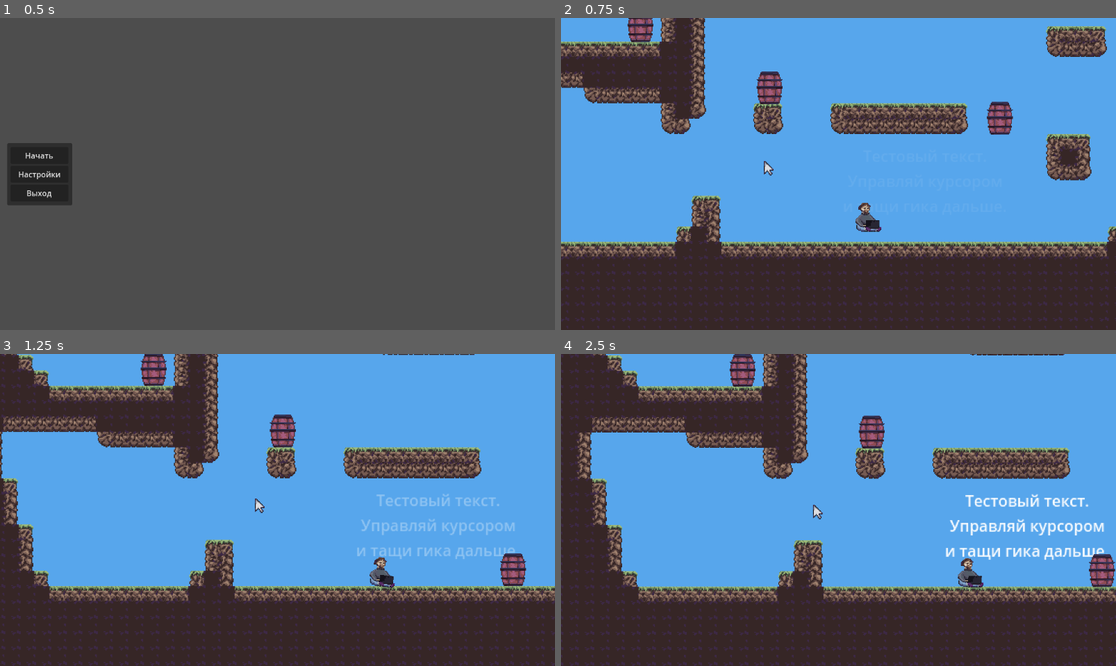
Above: before the commit, frames 1-4 (two rows, left to right).
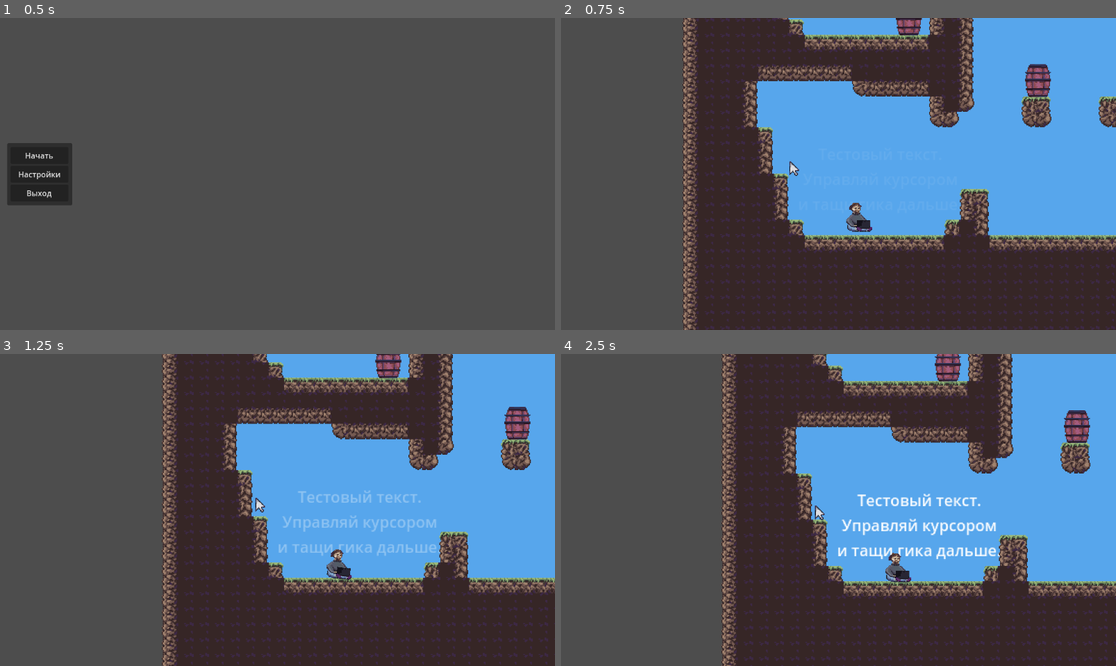
Above: after the commit, the same moments.

Repository: EGOPOS/Rule-Jam
Game: Godot game, scene res://game/userInterface/main_menu.tscn
Two runs of this game, one before a commit and one after it. Both use one fixed random seed, a clock stepped at 60 frames per second and the inputs below.
Inputs (mouse positions are in pixels of both pictures, inside the frame that each line leads up to):
- Up to frame 1 (0.5 s): no input
- Up to frame 2 (0.75 s): click "Начать" at 0.5 s
- Up to frame 3 (1.25 s): no input
- Up to frame 4 (2.5 s): move the mouse to (960, 494) at 1.27 s; press the mouse at (960, 494) at 1.28 s; move the mouse to (727, 525) at 2.02 s; release the mouse at (727, 525) at 2.03 s; click (727, 525) at 2.1 s

Frame 1 is identical in both runs. In frame 2, 54% of the frame differs, in the area x 0-100%, y 0-100%; in frame 3, 59%; in frame 4, 59%.

Commit message:
boom particles

Diff:
--- a/game/cursor/cursor.gd
+++ b/game/cursor/cursor.gd
@@ -30,7 +30,7 @@
 	var direction = target_delta.normalized()
 	velocity = direction * delta * speed * target_delta.length()
 
-	hurt_area_component.monitoring = velocity.length() > 800
+	hurt_area_component.monitoring = velocity.length() > 1000
 
 	move_and_slide()
 
--- a/game/grabbing/items/barrel.tscn
+++ b/game/grabbing/items/barrel.tscn
@@ -17,9 +17,72 @@
 [sub_resource type="CircleShape2D" id="CircleShape2D_rbaqg"]
 radius = 52.0096
 
+[sub_resource type="Animation" id="Animation_yrs8e"]
+length = 0.001
+tracks/0/type = "value"
+tracks/0/imported = false
+tracks/0/enabled = true
+tracks/0/path = NodePath(".:scale")
+tracks/0/interp = 1
+tracks/0/loop_wrap = true
+tracks/0/keys = {
+"times": PackedFloat32Array(0),
+"transitions": PackedFloat32Array(1),
+"update": 0,
+"values": [Vector2(1, 1)]
+}
+tracks/1/type = "value"
+tracks/1/imported = false
+tracks/1/enabled = true
+tracks/1/path = NodePath("BoomHurtArea2D:monitoring")
+tracks/1/interp = 1
+tracks/1/loop_wrap = true
+tracks/1/keys = {
+"times": PackedFloat32Array(0),
+"transitions": PackedFloat32Array(1),
+"update": 1,
+"values": [false]
+}
+tracks/2/type = "value"
+tracks/2/imported = false
+tracks/2/enabled = true
+tracks/2/path = NodePath("CPUParticles2D:emitting")
+tracks/2/interp = 1
+tracks/2/loop_wrap = true
+tracks/2/keys = {
+"times": PackedFloat32Array(0),
+"transitions": PackedFloat32Array(1),
+"update": 1,
+"values": [false]
+}
+tracks/3/type = "value"
+tracks/3/imported = false
+tracks/3/enabled = true
+tracks/3/path = NodePath("CollisionShape2D:disabled")
+tracks/3/interp = 1
+tracks/3/loop_wrap = true
+tracks/3/keys = {
+"times": PackedFloat32Array(0),
+"transitions": PackedFloat32Array(1),
+"update": 1,
+"values": [false]
+}
+tracks/4/type = "value"
+tracks/4/imported = false
+tracks/4/enabled = true
+tracks/4/path = NodePath("Barrel:visible")
+tracks/4/interp = 1
+tracks/4/loop_wrap = true
+tracks/4/keys = {
+"times": PackedFloat32Array(0),
+"transitions": PackedFloat32Array(1),
+"update": 1,
+"values": [true]
+}
+
 [sub_resource type="Animation" id="Animation_lvxxl"]
 resource_name = "boom"
-length = 0.5
+length = 2.0
 tracks/0/type = "value"
 tracks/0/imported = false
 tracks/0/enabled = true
@@ -44,32 +107,41 @@
 "update": 1,
 "values": [false, true, false]
 }
-
-[sub_resource type="Animation" id="Animation_yrs8e"]
-length = 0.001
-tracks/0/type = "value"
-tracks/0/imported = false
-tracks/0/enabled = true
-tracks/0/path = NodePath(".:scale")
-tracks/0/interp = 1
-tracks/0/loop_wrap = true
-tracks/0/keys = {
-"times": PackedFloat32Array(0),
-"transitions": PackedFloat32Array(1),
-"update": 0,
-"values": [Vector2(1, 1)]
-}
-tracks/1/type = "value"
-tracks/1/imported = false
-tracks/1/enabled = true
-tracks/1/path = NodePath("BoomHurtArea2D:monitoring")
-tracks/1/interp = 1
-tracks/1/loop_wrap = true
-tracks/1/keys = {
-"times": PackedFloat32Array(0),
-"transitions": PackedFloat32Array(1),
-"update": 1,
-"values": [false]
+tracks/2/type = "value"
+tracks/2/imported = false
+tracks/2/enabled = true
+tracks/2/path = NodePath("CPUParticles2D:emitting")
+tracks/2/interp = 1
+tracks/2/loop_wrap = true
+tracks/2/keys = {
+"times": PackedFloat32Array(0, 0.3),
+"transitions": PackedFloat32Array(1, 1),
+"update": 1,
+"values": [false, true]
+}
+tracks/3/type = "value"
+tracks/3/imported = false
+tracks/3/enabled = true
+tracks/3/path = NodePath("CollisionShape2D:disabled")
+tracks/3/interp = 1
+tracks/3/loop_wrap = true
+tracks/3/keys = {
+"times": PackedFloat32Array(0, 0.5),
+"transitions": PackedFloat32Array(1, 1),
+"update": 1,
+"values": [false, true]
+}
+tracks/4/type = "value"
+tracks/4/imported = false
+tracks/4/enabled = true
+tracks/4/path = NodePath("Barrel:visible")
+tracks/4/interp = 1
+tracks/4/loop_wrap = true
+tracks/4/keys = {
+"times": PackedFloat32Array(0, 0.5),
+"transitions": PackedFloat32Array(1, 1),
+"update": 1,
+"values": [true, false]
 }
 
 [sub_resource type="AnimationLibrary" id="AnimationLibrary_uyofs"]
@@ -85,13 +157,9 @@
 mass = 30.0
 script = ExtResource("1_lam7j")
 
-[node name="Barrel" type="Sprite2D" parent="."]
-position = Vector2(-3, 2)
-texture = ExtResource("2_h66sc")
-
-[node name="CollisionShape2D" type="CollisionShape2D" parent="."]
-position = Vector2(-3, 2)
-shape = SubResource("RectangleShape2D_1vsyt")
+[node name="HealthComponent" type="Node" parent="."]
+script = ExtResource("4_bcmdm")
+health = 1
 
 [node name="HitAreaComponent2D" type="Area2D" parent="." node_paths=PackedStringArray("health_component")]
 collision_layer = 4
@@ -102,10 +170,6 @@
 [node name="CollisionShape2D" type="CollisionShape2D" parent="HitAreaComponent2D"]
 position = Vector2(-3, 2)
 shape = SubResource("RectangleShape2D_1vsyt")
-
-[node name="HealthComponent" type="Node" parent="."]
-script = ExtResource("4_bcmdm")
-health = 1
 
 [node name="BoomHurtArea2D" type="Area2D" parent="."]
 collision_layer = 0
@@ -118,6 +182,29 @@
 position = Vector2(-3, 2)
 shape = SubResource("CircleShape2D_rbaqg")
 
+[node name="CPUParticles2D" type="CPUParticles2D" parent="."]
+emitting = false
+lifetime = 3.0
+one_shot = true
+speed_scale = 2.0
+explosiveness = 1.0
+particle_flag_align_y = true
+direction = Vector2(0, -1)
+spread = 90.0
+gravity = Vector2(0, 98)
+initial_velocity_min = 50.0
+initial_velocity_max = 125.0
+scale_amount_min = 1.2
+scale_amount_max = 5.0
+
+[node name="CollisionShape2D" type="CollisionShape2D" parent="."]
+position = Vector2(-3, 2)
+shape = SubResource("RectangleShape2D_1vsyt")
+
+[node name="Barrel" type="Sprite2D" parent="."]
+position = Vector2(-3, 2)
+texture = ExtResource("2_h66sc")
+
 [node name="AnimationPlayer" type="AnimationPlayer" parent="."]
 libraries = {
 "": SubResource("AnimationLibrary_uyofs")
--- a/game/levels/smooth_text_area_2d.gd
+++ b/game/levels/smooth_text_area_2d.gd
@@ -1,13 +1,31 @@
 extends Area2D
 
 @export_multiline var text: String = ""
+@export var smoothing_time: float = 2.0
 @onready var label = %Label
 
 func _ready():
 	label.modulate.a = 0
-	label.text = text
+	var counter: int = 0
+	var char_counter: int = 0
+	var new_text: String = text
+
+	#for c in text:
+		#if c != "\n":
+			#char_counter += 1
+		#else:
+			#char_counter = 0
+		#
+		#if char_counter > 15:
+			#new_text[counter] = "\n"
+			#print(new_text)
+			#char_counter = 0
+		#
+		#counter += 1
+
+	label.text = new_text
 	body_entered.connect(func(body):
 		if body is Cursor:# or body is Geek:
 			if label.modulate.a == 0:
-				get_tree().create_tween().tween_property(label, "modulate:a", 1.0, 2.0)
+				get_tree().create_tween().tween_property(label, "modulate:a", 1.0, smoothing_time)
 	)
--- a/game/levels/test_level.tscn
+++ b/game/levels/test_level.tscn
@@ -30,37 +30,42 @@
 color = Color(0.340165, 0.650166, 0.924111, 1)
 
 [node name="SmoothTextArea2D" parent="world" index="1" instance=ExtResource("4_5rccr")]
-position = Vector2(451, 576)
+position = Vector2(126, 581)
 text = "Тестовый текст.
 Управляй курсором
 и тащи гика дальше."
 
-[node name="TileMap" parent="world" index="2"]
+[node name="SmoothTextArea2D2" parent="world" index="2" instance=ExtResource("4_5rccr")]
+position = Vector2(392, 584)
+text = "как следует разгониськурсором
+чтобы подорвать бочку!"
+
+[node name="TileMap" parent="world" index="3"]
 layer_0/tile_data = PackedInt32Array(2818047, 327680, 2, 2752511, 327680, 2, 2686975, 327680, 2, 2621439, 327680, 2, 25 …(45653 unchanged characters)…
 
-[node name="Cursor" parent="world" index="4"]
-position = Vector2(419, 574)
+[node name="Cursor" parent="world" index="5"]
+position = Vector2(131, 581)
 
-[node name="Geek" parent="world" index="5"]
-position = Vector2(393, 591)
+[node name="Geek" parent="world" index="6"]
+position = Vector2(105, 598)
 
-[node name="Barrel" parent="world" index="6" instance=ExtResource("3_pqmdv")]
-position = Vector2(532, 497)
+[node name="Barrel" parent="world" index="7" instance=ExtResource("3_pqmdv")]
+position = Vector2(467, 586)
 
-[node name="Barrel2" parent="world" index="7" instance=ExtResource("3_pqmdv")]
+[node name="Barrel2" parent="world" index="8" instance=ExtResource("3_pqmdv")]
 position = Vector2(293, 469)
 
-[node name="Barrel3" parent="world" index="8" instance=ExtResource("3_pqmdv")]
+[node name="Barrel3" parent="world" index="9" instance=ExtResource("3_pqmdv")]
 position = Vector2(159, 401)
 
-[node name="CollectableItem" parent="world" index="9" instance=ExtResource("4_yi01b")]
+[node name="CollectableItem" parent="world" index="10" instance=ExtResource("4_yi01b")]
 position = Vector2(1109, 591)
 collision_layer = 0
 collision_mask = 4
 
-[node name="Camera2D" parent="world" index="10"]
+[node name="Camera2D" parent="world" index="11"]
 process_mode = 3
-position = Vector2(599, 538)
+position = Vector2(131, 583)
 
 [node name="Node" type="Node" parent="world/Camera2D" index="0"]
 process_mode = 3
